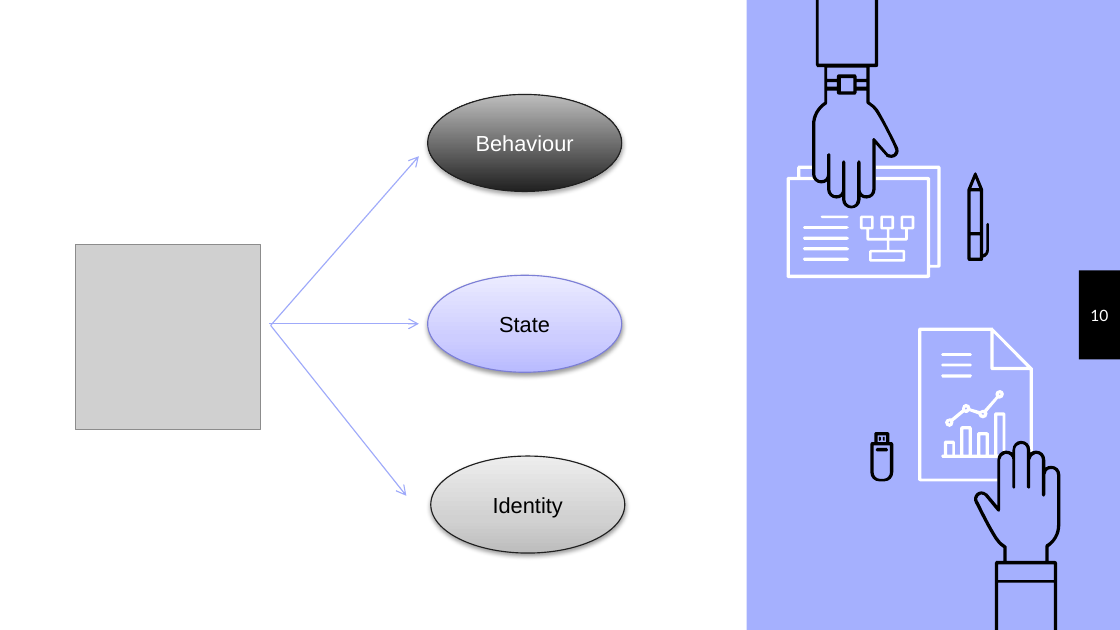
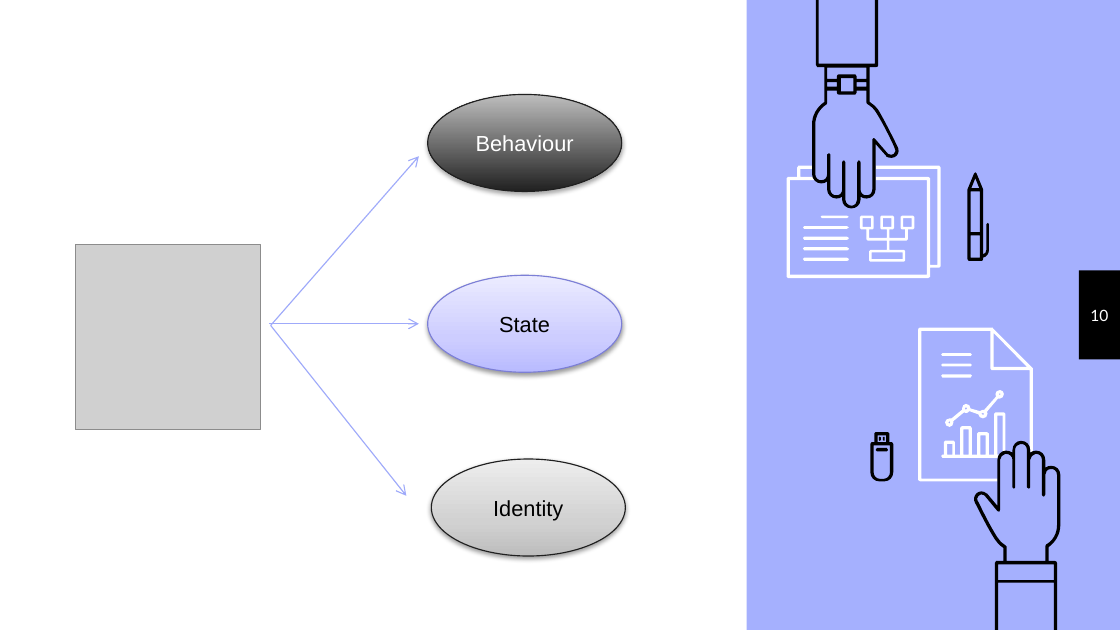
Before and after one commit to VoLeKhanhDuy/XDPM_HDT, a slide deck: slide 10 of chuong 4.pptx. Drawn at 1120x630 pixels with LibreOffice and Linux fonts; fonts in the diff are those of the drawing; grey boxes stand for pictures. Boxes give left, top, right and bottom in pixels: in the first picture for what was removed or moved away, otherwise in the second. Text is boxed around its words. In the diff, an @@ line names an element or a change of style, - is before the commit and + after.

```diff
--- a/chuong 4.pptx
+++ b/chuong 4.pptx
@@ ellipse "Identity": place and size @@
-ellipse "Identity" at [431,456,625,553]
+ellipse "Identity" at [431,459,625,557]
```
Also in this commit, not shown: 5 other slides changed, 3 slides added, 2 other files.
